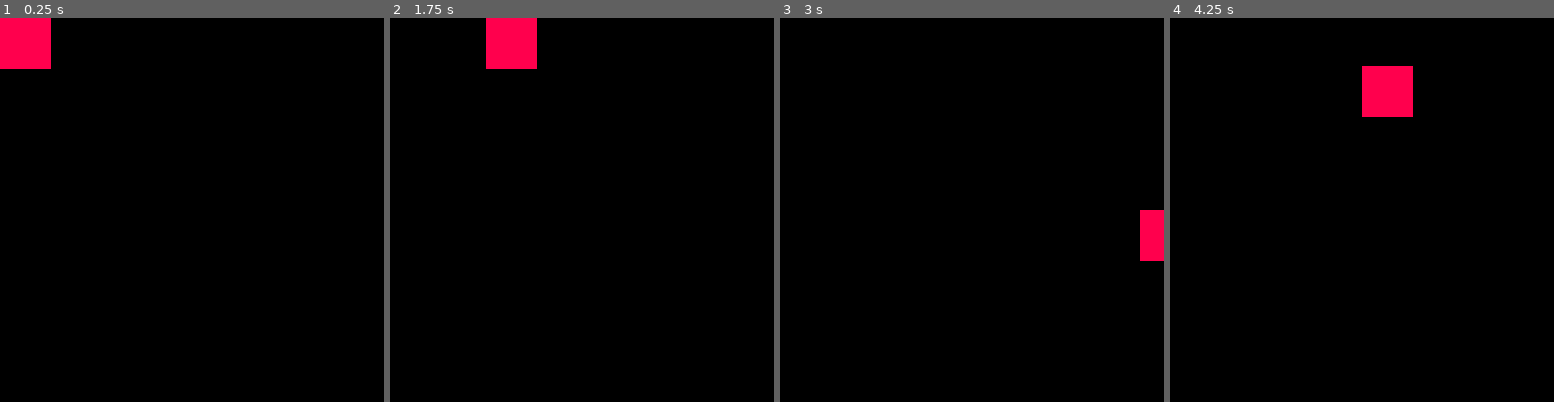
Above: before the commit, frames 1-4 (left to right).
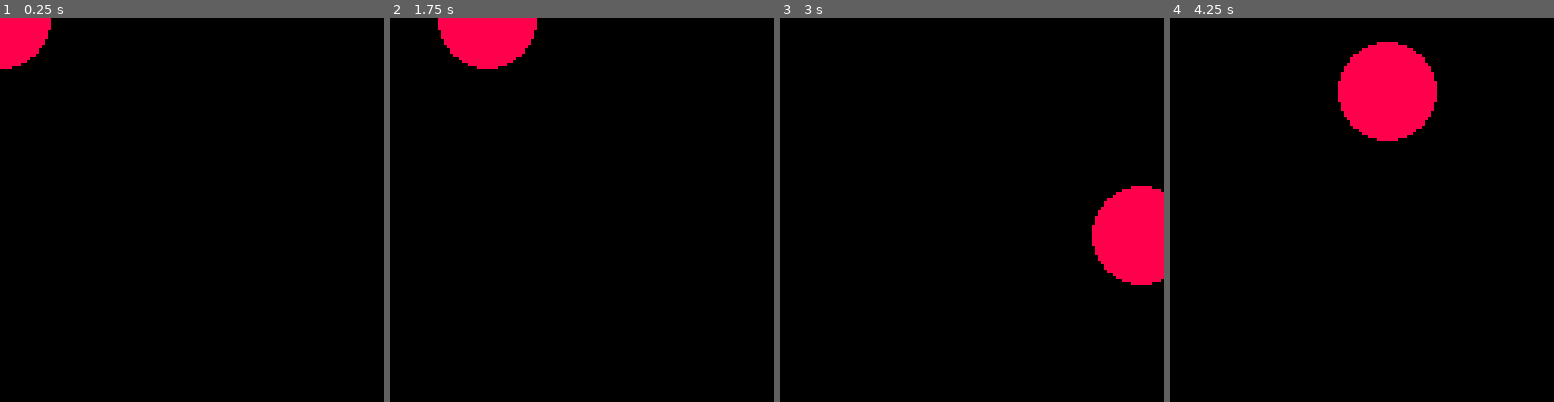
Above: after the commit, the same moments.

Repository: fletchmakes/pico8-twitch-plate
Game: PICO-8 cartridge twitch-test.p8
The game is run twice, just before and just after one commit, with the same random seed, the same clock (stepped at 60 frames per second) and the same inputs.
Inputs:
- Up to frame 1 (0.25 s): no input
- Up to frame 2 (1.75 s): hold Right from 1.6 s (still down)
- Up to frame 3 (3 s): release Right at 2.1 s; hold Up 2.15-2.42 s; hold Right from 2.47 s (still down)
- Up to frame 4 (4.25 s): release Right at 3.03 s; hold Left 3.08-3.58 s; hold Down 3.63-3.97 s; hold Right from 4.02 s (still down)

The runs differ from the first frame. In frame 1, 0.4% of the frame differs, in the area x 3-14%, y 3-14%; in frame 2, 1.7%; in frame 3, 3.2%; in frame 4, 3.4%, in the area x 43-70%, y 6-33%.

Commit message:
more work

Diff:
--- a/twitch-test.p8
+++ b/twitch-test.p8
@@ -9,8 +9,8 @@
 function _update()
 	if(btn(⬅️)) then
 		x -= 8
-		if (x <= -16) then
-			x = 112
+		if (x <= 0) then
+			x = 128
 		end
 	end
 
@@ -23,8 +23,8 @@
 
 	if(btn(⬆️)) then
 		y -= 8
-		if (y <= -16) then
-			y = 112
+		if (y <= 0) then
+			y = 128
 		end
 	end
 
@@ -38,7 +38,7 @@
 
 function _draw()
 	cls(0)
-	rectfill(x, y, x+16, y+16, 8)
+	circfill(x, y, 16, 8)
 end
 __gfx__
 00000000000000000000000000000000000000000000000000000000000000000000000000000000000000000000000000000000000000000000000000000000
Not shown, changed: config.js
Not shown, added: twitch-test.html
Not shown, added: twitch-test.js
